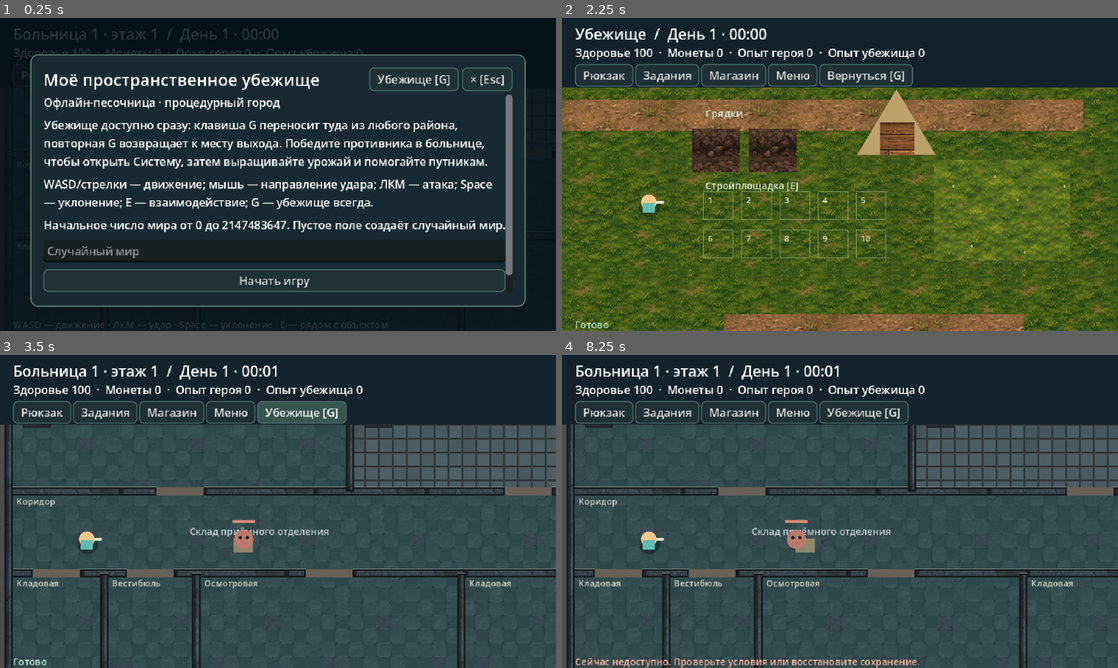
Above: before the commit, frames 1-4 (two rows, left to right).
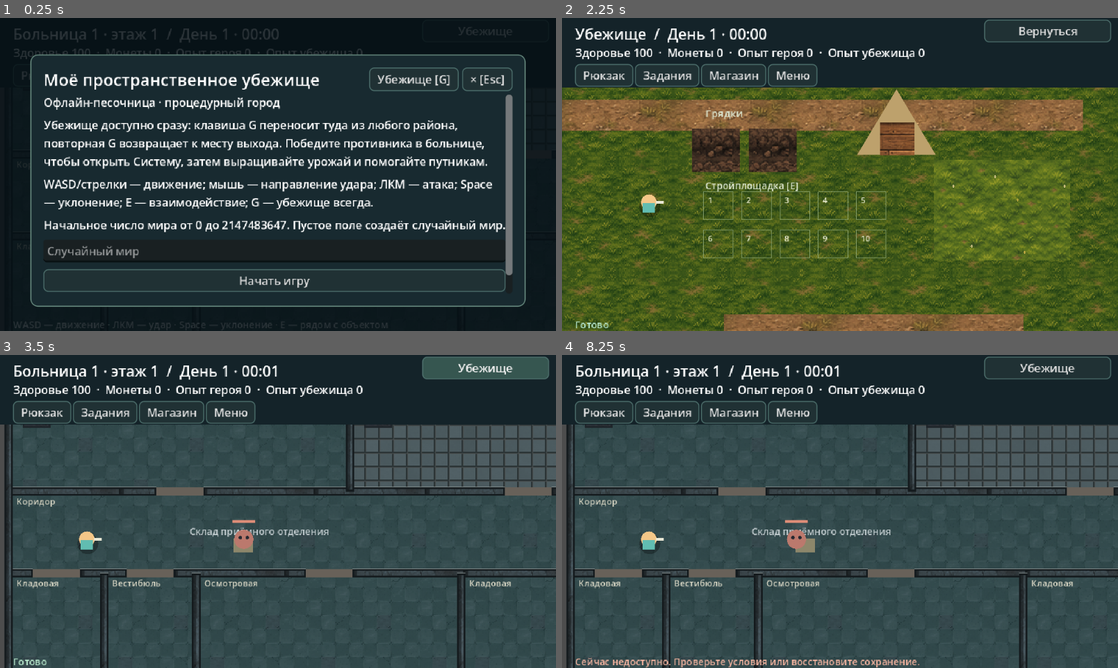
Above: after the commit, the same moments.

Repository: AndreyCokol/My_shelter
Game: Godot game, scene res://game/scenes/main/playable.tscn
Two runs of this game, one before a commit and one after it. Both use one fixed random seed, a clock stepped at 60 frames per second and the inputs below.
Inputs (mouse positions are in pixels of both pictures, inside the frame that each line leads up to):
- Up to frame 1 (0.25 s): no input
- Up to frame 2 (2.25 s): click (834, 249) at 0.52 s; type "12" at 0.6 s; click "Убежище [G]" (after the commit: "Убежище") at 1.25 s; click "Убежище [G]" at 2 s
- Up to frame 3 (3.5 s): click "Вернуться [G]" (after the commit: "Вернуться") at 2.75 s
- Up to frame 4 (8.25 s): click "Рюкзак" at 3.5 s; click "Стартовая посылка" at 4.25 s; click "Стартовая посылка" at 5 s; click "Задания" at 5.75 s; click "Магазин" at 6.5 s; click "Меню" at 7.25 s; click "× [Esc]" at 8 s

The runs differ from the first frame. In frame 1, less than 0.1% of the frame differs, in the area x 82-92%, y 2-7%; in frame 2, 0.8%; in frame 3, 2.8%, in the area x 46-99%, y 0-22%; in frame 4, 0.8%.

Commit message:
fix(ui): move permanent shelter action to top-right HUD without overfilling nav row

Diff:
--- a/game/ui/game_ui.gd
+++ b/game/ui/game_ui.gd
@@ -89,6 +89,15 @@
 		top.add_child(heart)
 		hud.position.x = 34
 	top.add_child(hud)
+	# Independent top-right button, so the original bottom navigation keeps its
+	# 640 px budget. This quick shelter action stays visible at all times.
+	shelter_nav_button = button(top, "Убежище", toggle_shelter)
+	shelter_nav_button.name = "ShelterQuickButton"
+	shelter_nav_button.position = Vector2(486, 2)
+	shelter_nav_button.size = Vector2(146, 26)
+	shelter_nav_button.focus_mode = Control.FOCUS_NONE
+	shelter_nav_button.icon = Art.icon("shelter")
+	shelter_nav_button.tooltip_text = "В убежище / вернуться к месту выхода [G]"
 	var nav := HBoxContainer.new()
 	nav.position = Vector2(15, 53)
 	nav.add_theme_constant_override("separation", 2)
@@ -100,10 +109,6 @@
 		nav_button.icon = Art.icon(entry[1])
 		nav_button.expand_icon = false
 		nav_button.tooltip_text = entry[0] + {"inventory": " [I]", "quests": " [Tab]", "menu": " [Esc]", "shop": ""}.get(entry[1], "")
-	shelter_nav_button = button(nav, "Убежище [G]", toggle_shelter)
-	shelter_nav_button.name = "ShelterQuickButton"
-	shelter_nav_button.focus_mode = Control.FOCUS_NONE
-	shelter_nav_button.icon = Art.icon("shelter")
 	notice = Label.new()
 	notice.position = Vector2(15, 345)
 	notice.size = Vector2(610, 15)
@@ -240,9 +245,10 @@
 	if hud == null:
 		return
 	var state: Dictionary = app.snapshot()
-	var shelter_label: String = "Вернуться [G]" if state.scene.current_scene_id == "shelter" else "Убежище [G]"
+	var in_shelter: bool = state.scene.current_scene_id == "shelter"
+	var shelter_label: String = "Вернуться [G]" if in_shelter else "Убежище [G]"
 	if is_instance_valid(shelter_nav_button):
-		shelter_nav_button.text = shelter_label
+		shelter_nav_button.text = "Вернуться" if in_shelter else "Убежище"
 	if is_instance_valid(shelter_modal_button):
 		shelter_modal_button.text = shelter_label
 	var minute: int = int(state.game_time_minutes)
